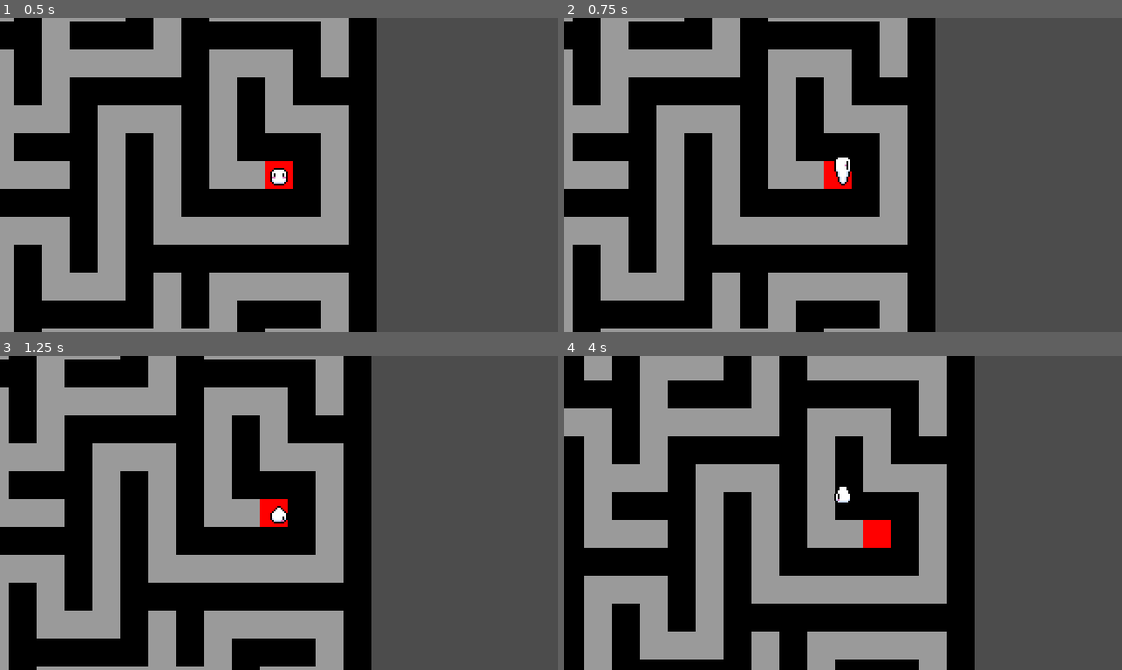
Above: before the commit, frames 1-4 (two rows, left to right).
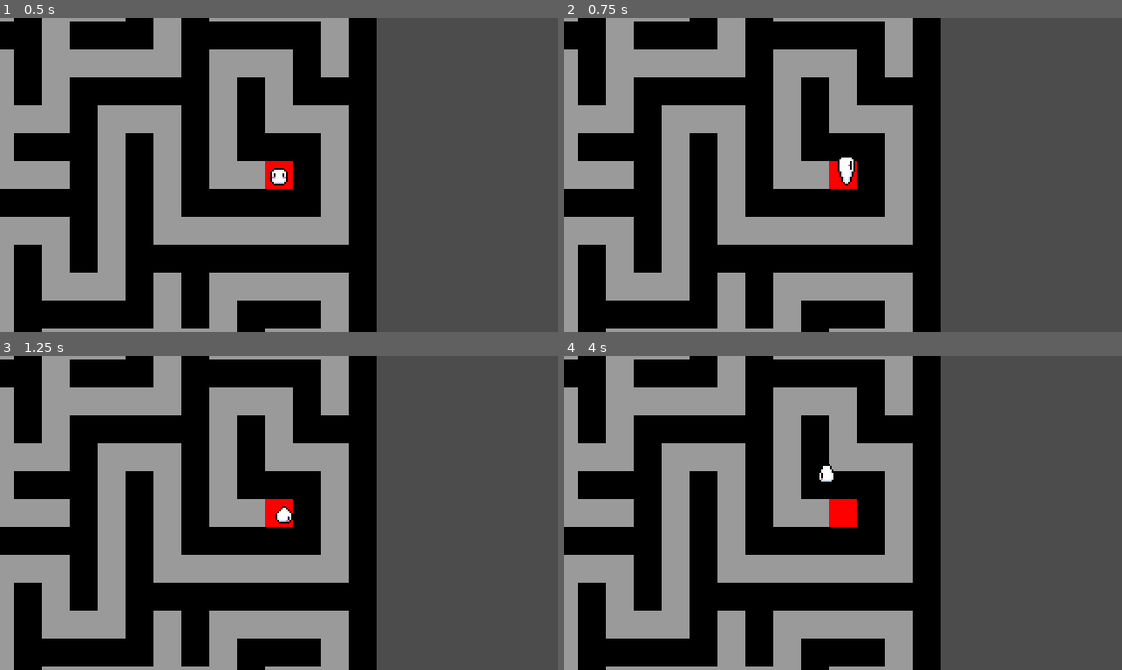
Above: after the commit, the same moments.

Repository: CaptFurball/thing-three
Game: Godot game, scene res://world.tscn
The game is run twice, just before and just after one commit, with the same random seed, the same clock (stepped at 60 frames per second) and the same inputs.
Inputs (mouse positions are in pixels of both pictures, inside the frame that each line leads up to):
- Up to frame 1 (0.5 s): no input
- Up to frame 2 (0.75 s): tap Enter at 0.5 s; move the mouse to (965, 159) at 0.52 s; hold D (move_right) from 0.53 s (still down); click (965, 159) at 0.67 s
- Up to frame 3 (1.25 s): keep holding D (move_right)
- Up to frame 4 (4 s): move the mouse to (731, 528) at 1.27 s; release D (move_right) at 1.28 s; hold S (move_down) 1.28-2.03 s; click (731, 528) at 1.42 s; move the mouse to (898, 443) at 2.02 s; hold D (move_right) 2.03-2.78 s; click (898, 443) at 2.17 s; move the mouse to (815, 575) at 2.77 s; hold W (move_up) 2.78-3.53 s; click (815, 575) at 2.92 s; move the mouse to (1010, 560) at 3.52 s; hold A (move_left) from 3.53 s (still down); click (1010, 560) at 3.67 s

Frame 1 is identical in both runs. In frame 2, 7.5% of the frame differs, in the area x 1-68%, y 0-100%; in frame 3, 7.5%; in frame 4, 52%, in the area x 0-74%, y 0-100%.

Commit message:
Added speed mod to sync animation with speed

Diff:
--- a/maze/generator.gd
+++ b/maze/generator.gd
@@ -89,10 +89,7 @@
 
 	tiles[current.x][current.y].set_visited()
 
-	var count = 0
 	while current != null:
-		count += 1
-
 		neighbor = get_random_neighbor(current)
 
 		if current == neighbor:
@@ -102,9 +99,6 @@
 			current = stack.pop_front()
 			is_backtracing = true
 		else:
-			if (current == start_point):
-				print(count)
-
 			if neighbor.x - current.x > 0:
 				tiles[current.x + 1][current.y].set_type(Tile.TYPE_PATH)
 			elif neighbor.x - current.x < 0:
--- a/player.gd
+++ b/player.gd
@@ -1,41 +1,66 @@
 extends KinematicBody2D
 
-export var speed : int = 50
+export(int, 20, 80, 1) var speed : int = 50
 
-var direction : Vector2 = Vector2(0, 0)
-var velocity  : Vector2 = Vector2(0, 0)
+var direction : Vector2 = Vector2.ZERO
+var velocity  : Vector2 = Vector2.ZERO
+var speed_mod : float = 1.0
+var is_moving : bool = false
+
+onready var anim_sprite : AnimatedSprite = $AnimatedSprite
+
+func _ready():
+	capture_mouse()
+
+func _input(event):
+	if event is InputEventMouseButton:
+		capture_mouse()
 
 func _physics_process(_delta):
+	handle_movement()
+
+func handle_movement():
 	direction = Vector2.ZERO
+	speed_mod = 1.0
 
 	if Input.is_action_pressed("move_up"):
-		direction.y -= 1
+		direction = direction + Vector2.UP
 
 	if Input.is_action_pressed("move_down"):
-		direction.y += 1
+		direction = direction + Vector2.DOWN
 
 	if Input.is_action_pressed("move_left"):
-		direction.x -= 1
+		direction = direction + Vector2.LEFT
 
 	if Input.is_action_pressed("move_right"):
-		direction.x += 1
+		direction = direction + Vector2.RIGHT
 
-	if (direction.x > 0):
-		$AnimatedSprite.play("bounce_side")
-		$AnimatedSprite.flip_h = false
+	if (direction.y < 0):
+		anim_sprite.play("bounce_back")
+		calculate_speed_mod()
+	elif (direction.y > 0):
+		anim_sprite.play("bounce_front")
+		calculate_speed_mod()
+	elif (direction.x > 0):
+		anim_sprite.play("bounce_side")
+		anim_sprite.flip_h = false
+		calculate_speed_mod()
 	elif (direction.x < 0):
-		$AnimatedSprite.play("bounce_side")
-		$AnimatedSprite.flip_h = true
-	elif (direction.y < 0):
-		$AnimatedSprite.play("bounce_back")
-	elif (direction.y > 0):
-		$AnimatedSprite.play("bounce_front")
+		anim_sprite.play("bounce_side")
+		anim_sprite.flip_h = true
+		calculate_speed_mod()
 
-	velocity = direction.normalized() * speed
-
+	velocity = direction.normalized() * speed * speed_mod
 	velocity = move_and_slide(velocity)
 
+func calculate_speed_mod():
+	var frame_count : float = float(anim_sprite.frames.get_frame_count(anim_sprite.animation))
+	speed_mod = abs(sin((float(anim_sprite.frame) / frame_count) * 3.142))
+
+func capture_mouse():
+	Input.set_mouse_mode(Input.MOUSE_MODE_CAPTURED)
+
 func _on_AnimatedSprite_animation_finished():
-	$AnimatedSprite.play("idle_1")
-	$AnimatedSprite.stop()
+	anim_sprite.play("idle_1")
+	anim_sprite.stop()
 	pass # Replace with function body.
--- a/player.tscn
+++ b/player.tscn
@@ -194,6 +194,10 @@
 
 [node name="Camera2D" type="Camera2D" parent="."]
 current = true
+drag_margin_h_enabled = true
+drag_margin_v_enabled = true
+smoothing_enabled = true
+editor_draw_drag_margin = true
 
 [node name="AnimatedSprite" type="AnimatedSprite" parent="."]
 light_mask = 2
--- a/project.godot
+++ b/project.godot
@@ -16,7 +16,7 @@
 [application]
 
 config/name="ThingThree"
-run/main_scene="res://World.tscn"
+run/main_scene="res://world.tscn"
 config/icon="res://icon.png"
 
 [display]
--- a/world.gd
+++ b/world.gd
@@ -1,7 +1,7 @@
 extends Node2D
 
 var MazeGenerator = preload("res://maze/generator.gd")
-var Player = preload("res://Player.tscn")
+var Player = preload("res://player.tscn")
 
 export(int, 3, 320, 1) var map_size_x : int = 10
 export(int, 3, 320, 1) var map_size_y : int = 10
